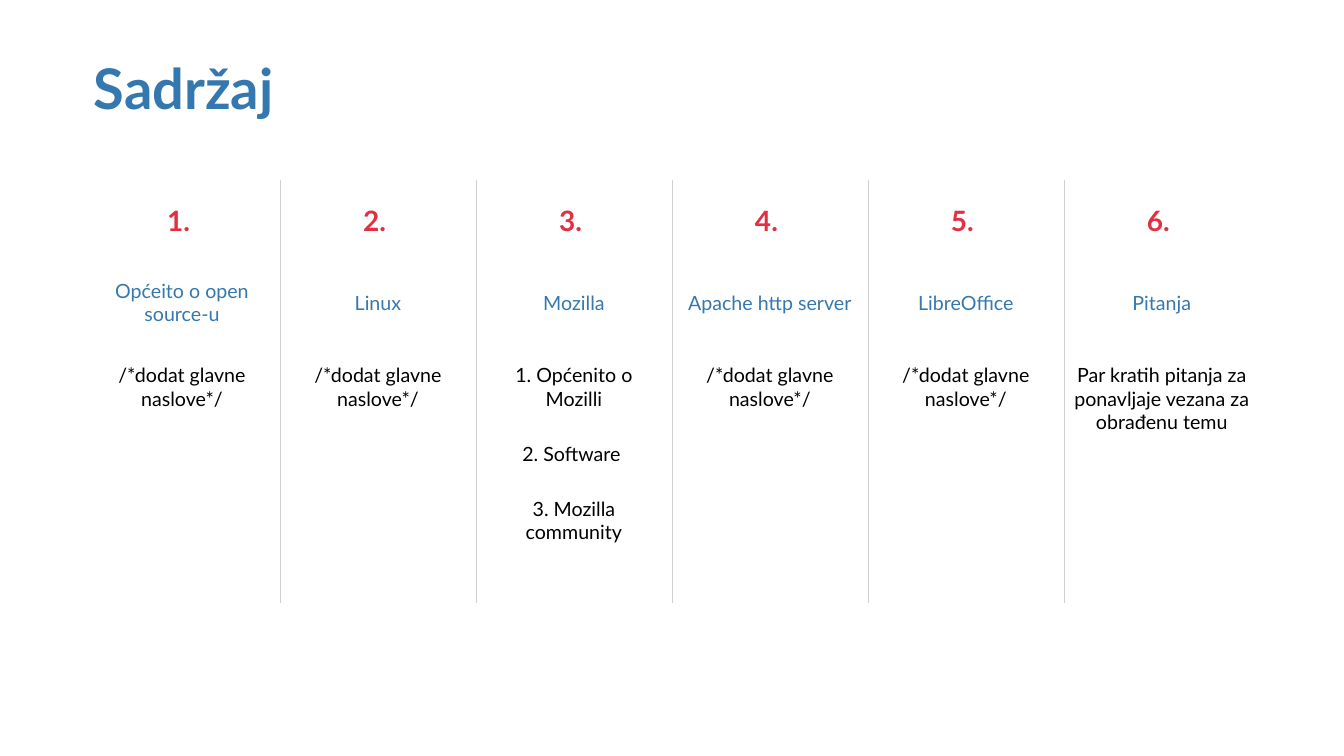
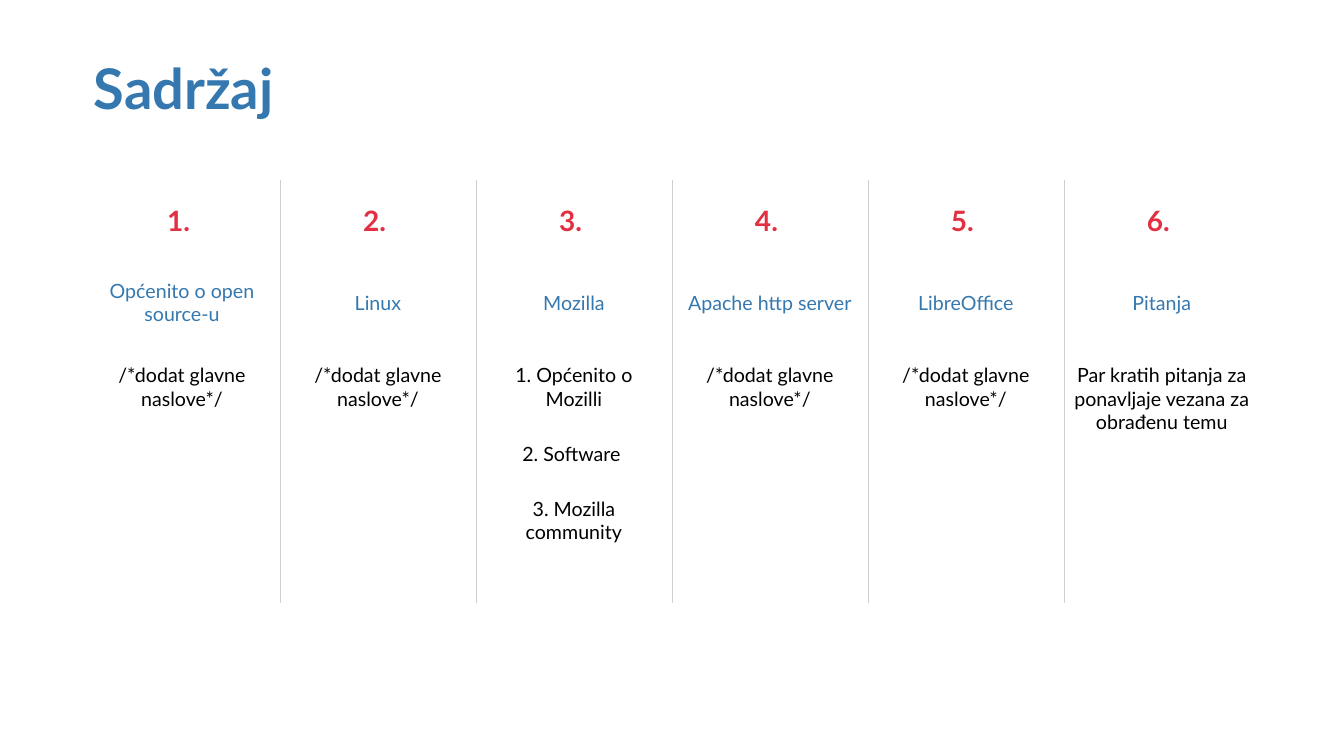
Before and after one commit to CvetkovskiIvor/ProgramskoInzenjerstvoSeminar, a slide deck: slide 2 of Open Source Prezentacija.pptx. Drawn at 1344x756 pixels with LibreOffice and Linux fonts; fonts in the diff are those of the drawing; background and template pictures are left out. Boxes give left, top, right and bottom in pixels: in the first picture for what was removed or moved away, otherwise in the second. Text is boxed around its words. In the diff, an @@ line names an element or a change of style, - is before the commit and + after.

```diff
--- a/Open Source Prezentacija.pptx
+++ b/Open Source Prezentacija.pptx
@@ table at box(84, 179, 1257, 603) @@
-row 2, column 1: Općeito o open source-u
+row 2, column 1: Općenito o open source-u
```
Also in this commit, not shown: 1 other slide changed, 5 slides added.
